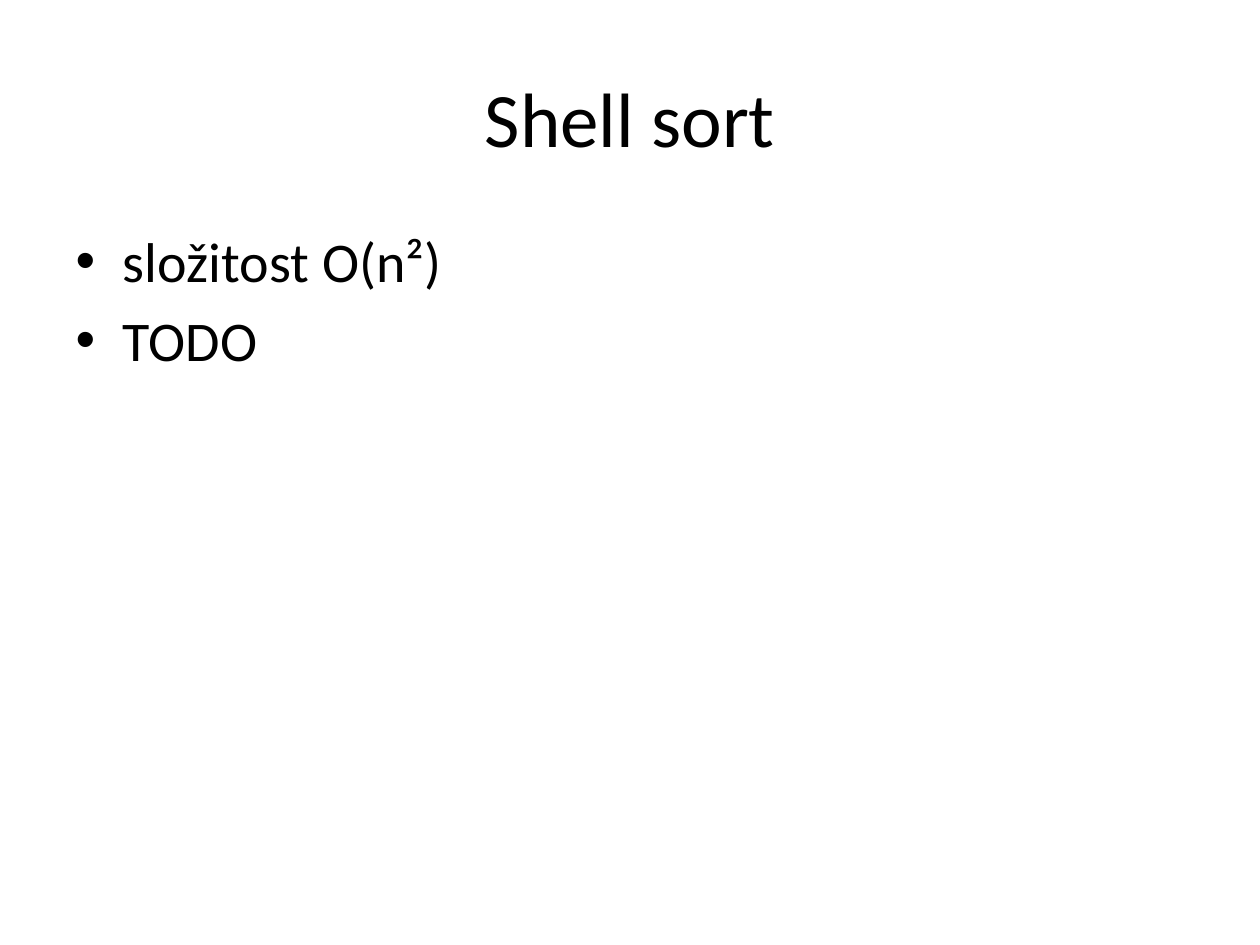
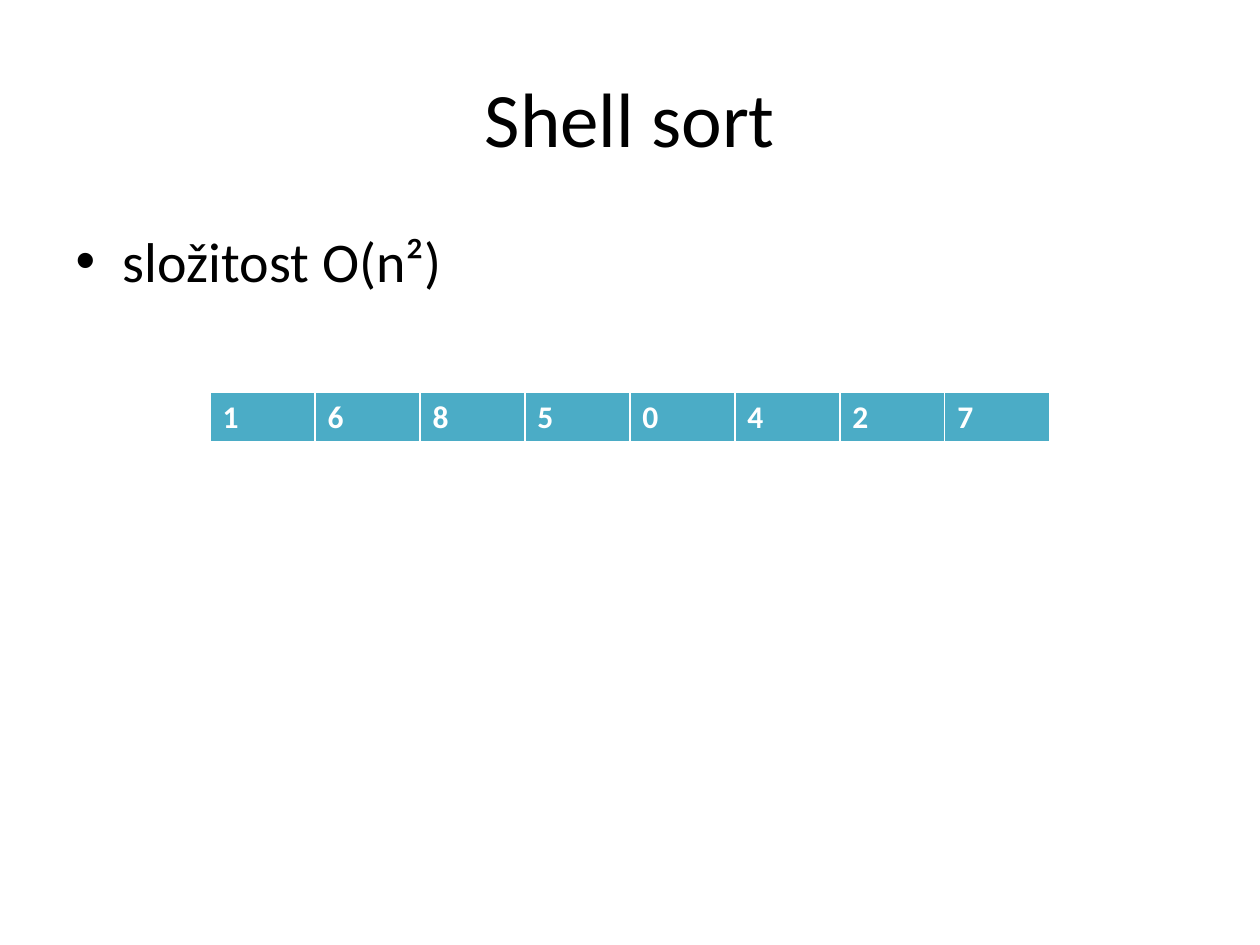
Before and after one commit to tehryn/Formal-languages, a slide deck: slide 13 of dokumentace/prezentace.pptx. Drawn at 1260x945 pixels with LibreOffice and Linux fonts; fonts in the diff are those of the drawing. Boxes give left, top, right and bottom in pixels: in the first picture for what was removed or moved away, otherwise in the second. Text is boxed around its words. In the diff, an @@ line names an element or a change of style, - is before the commit and + after.

```diff
--- a/dokumentace/prezentace.pptx
+++ b/dokumentace/prezentace.pptx
@@ text at (123, 324, 257, 362): paragraph removed @@
-• TODO
@@ table added at (210, 392, 1047, 444), 1 rows, 8 columns @@
+1 | 6 | 8 | 5 | 0 | 4 | 2 | 7
```
Also in this commit, not shown: 1 other file.
